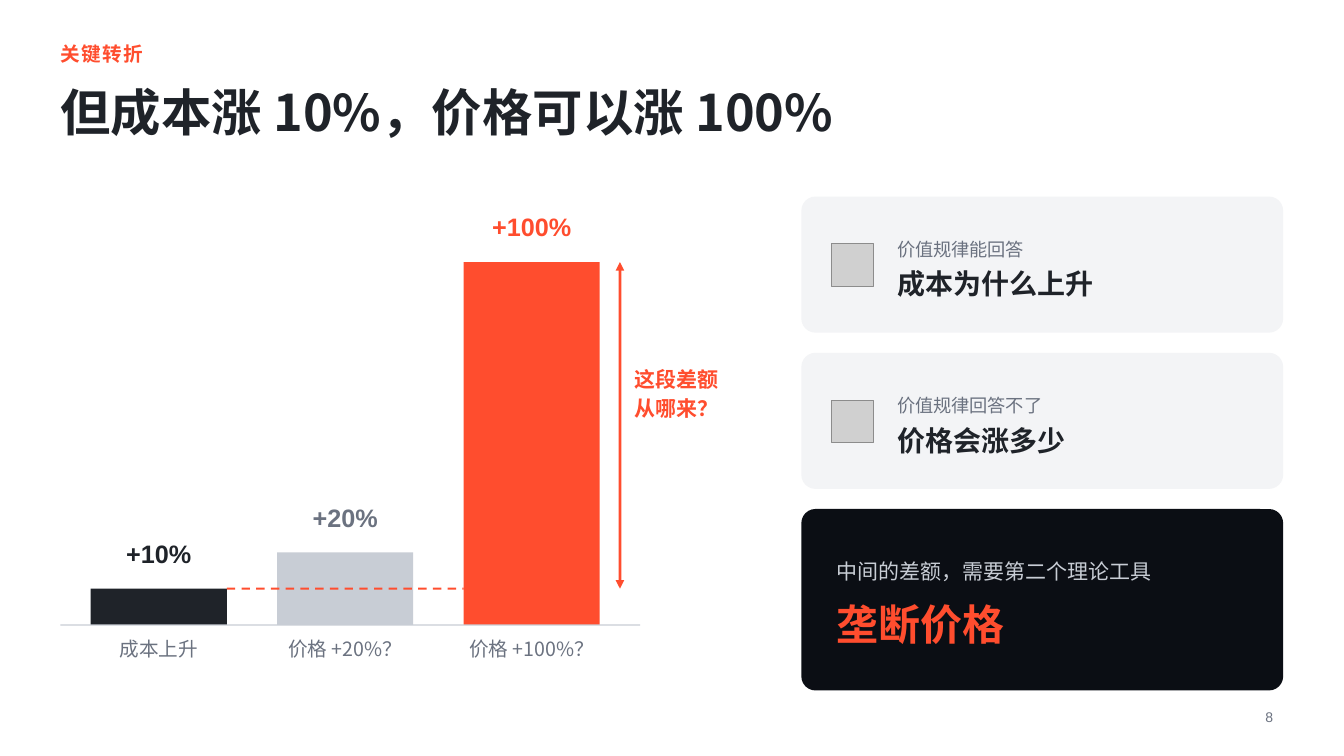
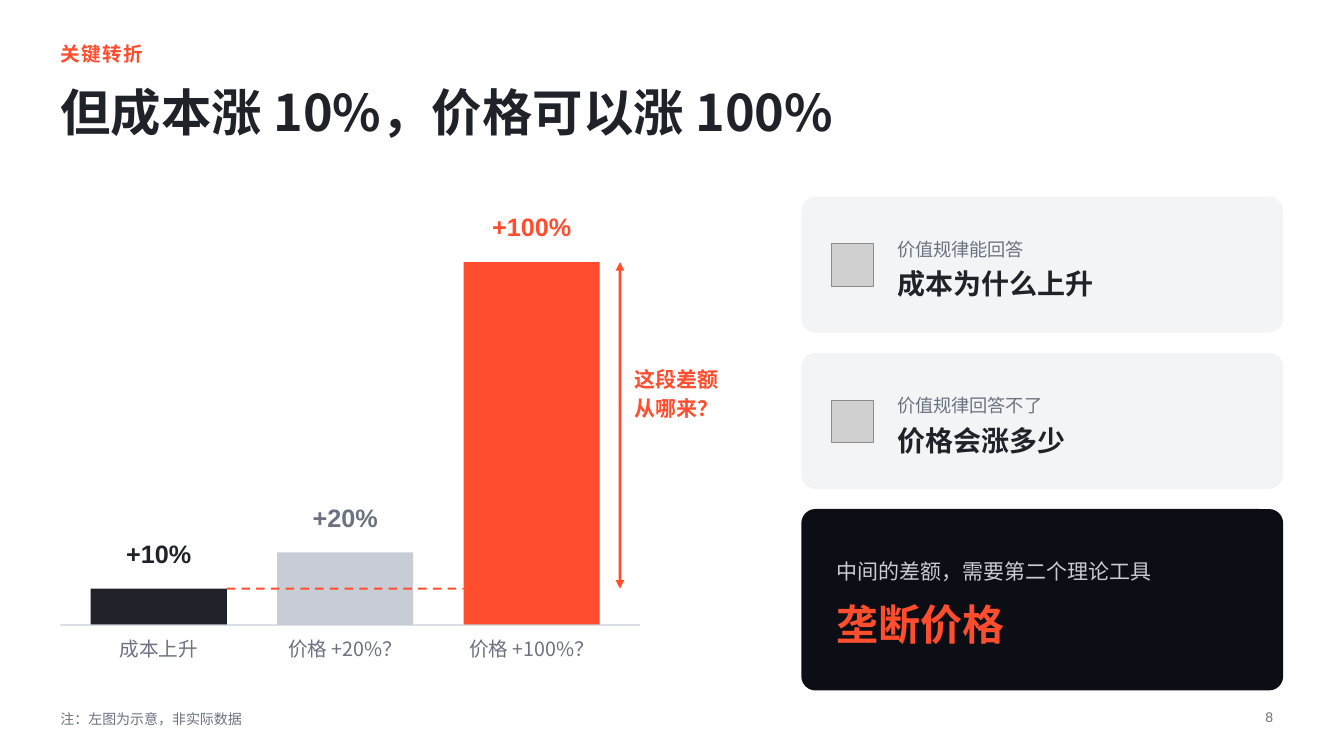
Before and after one commit to 1760139151lkh-ctrl/ppt-document, a slide deck: slide 8 of AI涨价的冷逻辑.pptx. Drawn at 1344x756 pixels with LibreOffice and Linux fonts; fonts in the diff are those of the drawing; grey boxes stand for pictures. Boxes give left, top, right and bottom in pixels: in the first picture for what was removed or moved away, otherwise in the second. Text is boxed around its words. In the diff, an @@ line names an element or a change of style, - is before the commit and + after.

```diff
--- a/AI涨价的冷逻辑.pptx
+++ b/AI涨价的冷逻辑.pptx
@@ text added at (60, 712, 241, 725), 10 pt, text #6B7280 @@
+注：左图为示意，非实际数据
```
Also in this commit, not shown: 12 other slides changed, 1 slide added, 1 other file.
